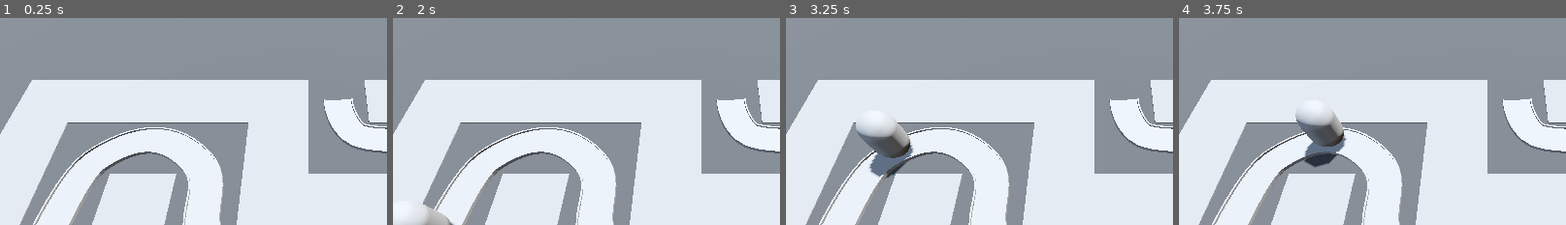
Above: before the commit, frames 1-4 (left to right).
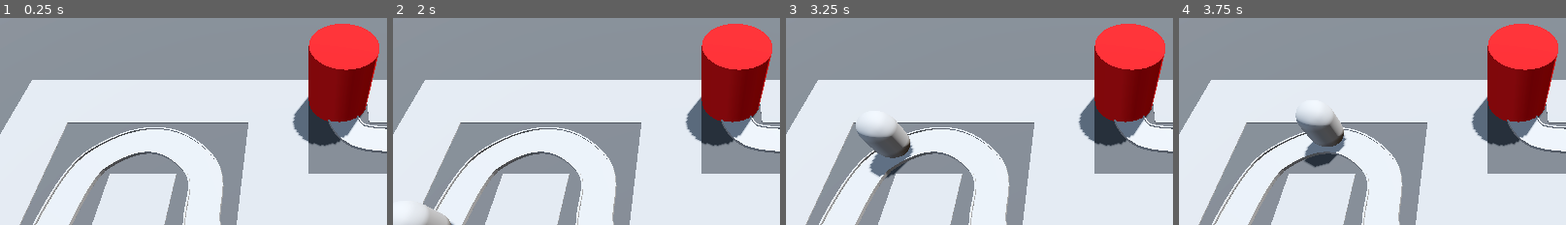
Above: after the commit, the same moments.

Repository: Durb0/GameDev_tuto_Godot_3D
Game: Godot game, scene res://BaseLevel.tscn
Same seed, same stepped clock (60 frames per second), same inputs: the game is played once before the commit and once after it.
Inputs:
- Up to frame 1 (0.25 s): no input
- Up to frame 2 (2 s): no input
- Up to frame 3 (3.25 s): no input
- Up to frame 4 (3.75 s): no input
The pictures show only the part of the screen within x 10-60%, y 0-50%; the shares and areas given below are measured in that part.

The runs differ from the first frame. In frame 1, 9.1% of the frame differs, in the area x 75-98%, y 2-63%; in frame 2, 9.1%; in frame 3, 9.1%; in frame 4, 9.1%.

Commit message:
3.7 Making A Base

Diff:
--- a/barbarian-blaster/BaseLevel.tscn
+++ b/barbarian-blaster/BaseLevel.tscn
@@ -1,7 +1,8 @@
-[gd_scene load_steps=8 format=3 uid="uid://btxlm6yts248h"]
+[gd_scene load_steps=9 format=3 uid="uid://btxlm6yts248h"]
 
 [ext_resource type="MeshLibrary" uid="uid://b3og4uewdpthd" path="res://MeshLibrairies/SpaceLibrary.tres" id="1_lvb7b"]
 [ext_resource type="PackedScene" uid="uid://cl4fb32kwi0r6" path="res://enemy/enemy.tscn" id="2_5x8ra"]
+[ext_resource type="PackedScene" uid="uid://cnenwusxqihn3" path="res://base/base.tscn" id="3_o2j4u"]
 
 [sub_resource type="ProceduralSkyMaterial" id="ProceduralSkyMaterial_dq0bh"]
 sky_horizon_color = Color(0.662243, 0.671743, 0.686743, 1)
@@ -70,3 +71,6 @@
 
 [node name="Enemy" parent="Path3D" instance=ExtResource("2_5x8ra")]
 transform = Transform3D(0.99778, 0, -0.0665187, 0, 1, 0, 0.0665187, 0, 0.99778, -14, 0, 14)
+
+[node name="Base" parent="." instance=ExtResource("3_o2j4u")]
+transform = Transform3D(1, 0, 0, 0, 1, 0, 0, 0, 1, 2, 0, -6)
--- /dev/null
+++ b/barbarian-blaster/base/base.gd
@@ -0,0 +1,8 @@
+extends Node3D
+class_name Base
+
+@export var pv = 10
+
+func takeDamage(damage:int) -> void:
+	pv -= damage
+	print(pv)
--- /dev/null
+++ b/barbarian-blaster/base/base.tscn
@@ -0,0 +1,16 @@
+[gd_scene load_steps=3 format=3 uid="uid://cnenwusxqihn3"]
+
+[ext_resource type="Script" uid="uid://xdijhjbfufpl" path="res://base/base.gd" id="1_mftly"]
+
+[sub_resource type="StandardMaterial3D" id="StandardMaterial3D_r7l70"]
+albedo_color = Color(0.794399, 3.22476e-06, 9.62615e-07, 1)
+
+[node name="Base" type="Node3D" groups=["base"]]
+script = ExtResource("1_mftly")
+
+[node name="CSGCylinder3D" type="CSGCylinder3D" parent="."]
+transform = Transform3D(1, 0, 0, 0, 1, 0, 0, 0, 1, 0, 2, 0)
+radius = 2.0
+height = 4.0
+sides = 32
+material = SubResource("StandardMaterial3D_r7l70")
--- a/barbarian-blaster/enemy/enemy.gd
+++ b/barbarian-blaster/enemy/enemy.gd
@@ -1,6 +1,19 @@
 extends PathFollow3D
 
 @export var speed: float = 5
+@export var damage: int = 1
+@export var attack_delay: float = 1.0
+var attack_timeout: float = 0
+
+@onready var base: Base = get_tree().get_first_node_in_group("base")
+
+func _ready() -> void:
+	attack_timeout = attack_delay
 
 func _process(delta: float) -> void:
 	progress += delta * speed
+	if progress_ratio == 1:
+		attack_timeout -= delta
+		if attack_timeout <= 0:
+			attack_timeout = attack_delay
+			base.takeDamage(damage)
--- a/barbarian-blaster/project.godot
+++ b/barbarian-blaster/project.godot
@@ -14,3 +14,7 @@
 run/main_scene="uid://btxlm6yts248h"
 config/features=PackedStringArray("4.4", "Forward Plus")
 config/icon="res://icon.svg"
+
+[global_group]
+
+base=""
Not shown, added: barbarian-blaster/base/base.gd.uid
